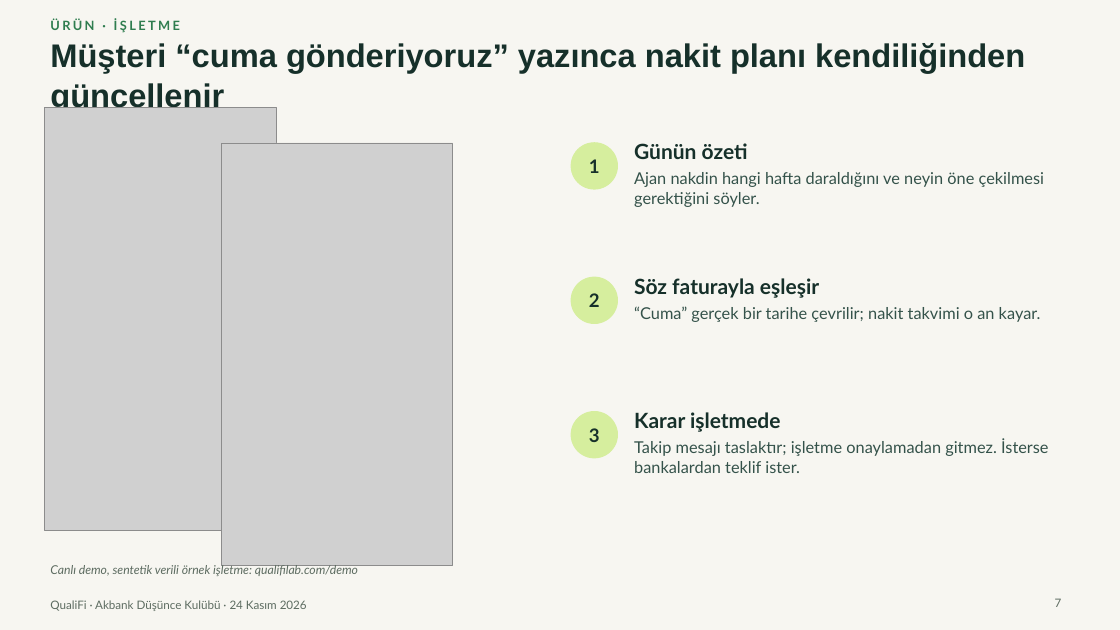
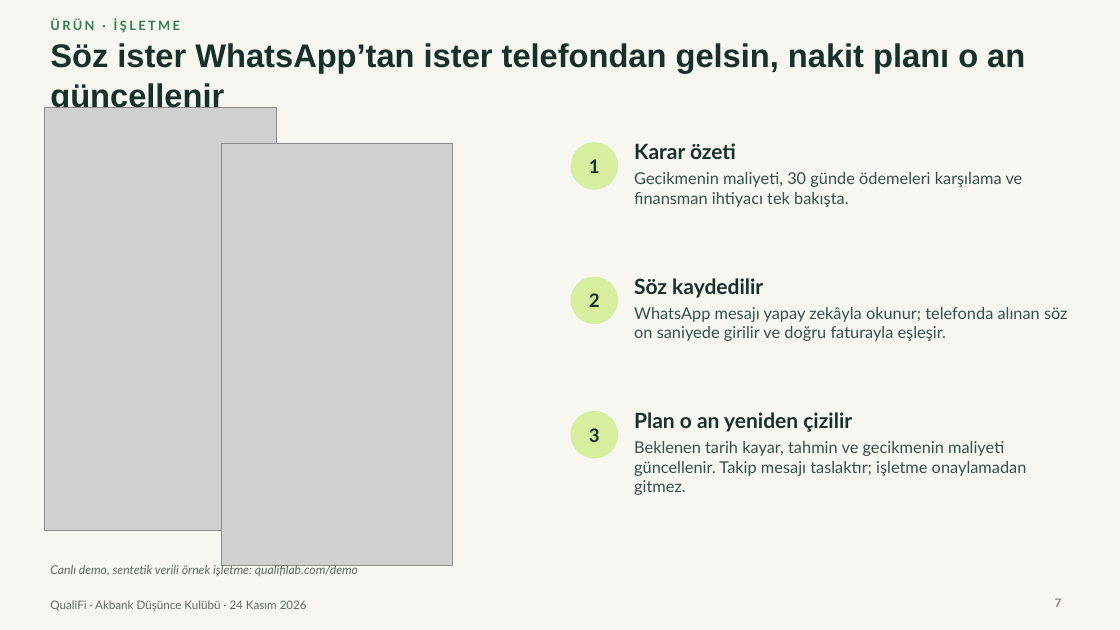
Before and after one commit to Talhaguler1/qualifi-41598058, a slide deck: slide 7 of marketing/presentation-2026-11-24/QualiFi-final-sunum.pptx. Drawn at 1120x630 pixels with LibreOffice and Linux fonts; fonts in the diff are those of the drawing; grey boxes stand for pictures. Boxes give left, top, right and bottom in pixels: in the first picture for what was removed or moved away, otherwise in the second. Text is boxed around its words. In the diff, an @@ line names an element or a change of style, - is before the commit and + after.

```diff
--- a/marketing/presentation-2026-11-24/QualiFi-final-sunum.pptx
+++ b/marketing/presentation-2026-11-24/QualiFi-final-sunum.pptx
@@ text at (x1=50, y1=43, x2=1025, y2=108): text changed @@
-Müşteri “cuma gönderiyoruz” yazınca nakit planı kendiliğinden güncellenir
+Söz ister WhatsApp’tan ister telefondan gelsin, nakit planı o an güncellenir
@@ text at (x1=634, y1=143, x2=1023, y2=207): text changed @@
-Günün özeti
-Ajan nakdin hangi hafta daraldığını ve neyin öne çekilmesi gerektiğini söyler.
+Karar özeti
+Gecikmenin maliyeti, 30 günde ödemeleri karşılama ve finansman ihtiyacı tek bakışta.
@@ text at (x1=634, y1=278, x2=1068, y2=341): text changed @@
-Söz faturayla eşleşir
-“Cuma” gerçek bir tarihe çevrilir; nakit takvimi o an kayar.
+Söz kaydedilir
+WhatsApp mesajı yapay zekâyla okunur; telefonda alınan söz on saniyede girilir ve doğru faturayla eşleşir.
@@ text at (x1=634, y1=412, x2=1027, y2=495): text changed @@
-Karar işletmede
-Takip mesajı taslaktır; işletme onaylamadan gitmez. İsterse bankalardan teklif ister.
+Plan o an yeniden çizilir
+Beklenen tarih kayar, tahmin ve gecikmenin maliyeti güncellenir. Takip mesajı taslaktır; işletme onaylamadan gitmez.
```
Also in this commit, not shown: 11 other files.
